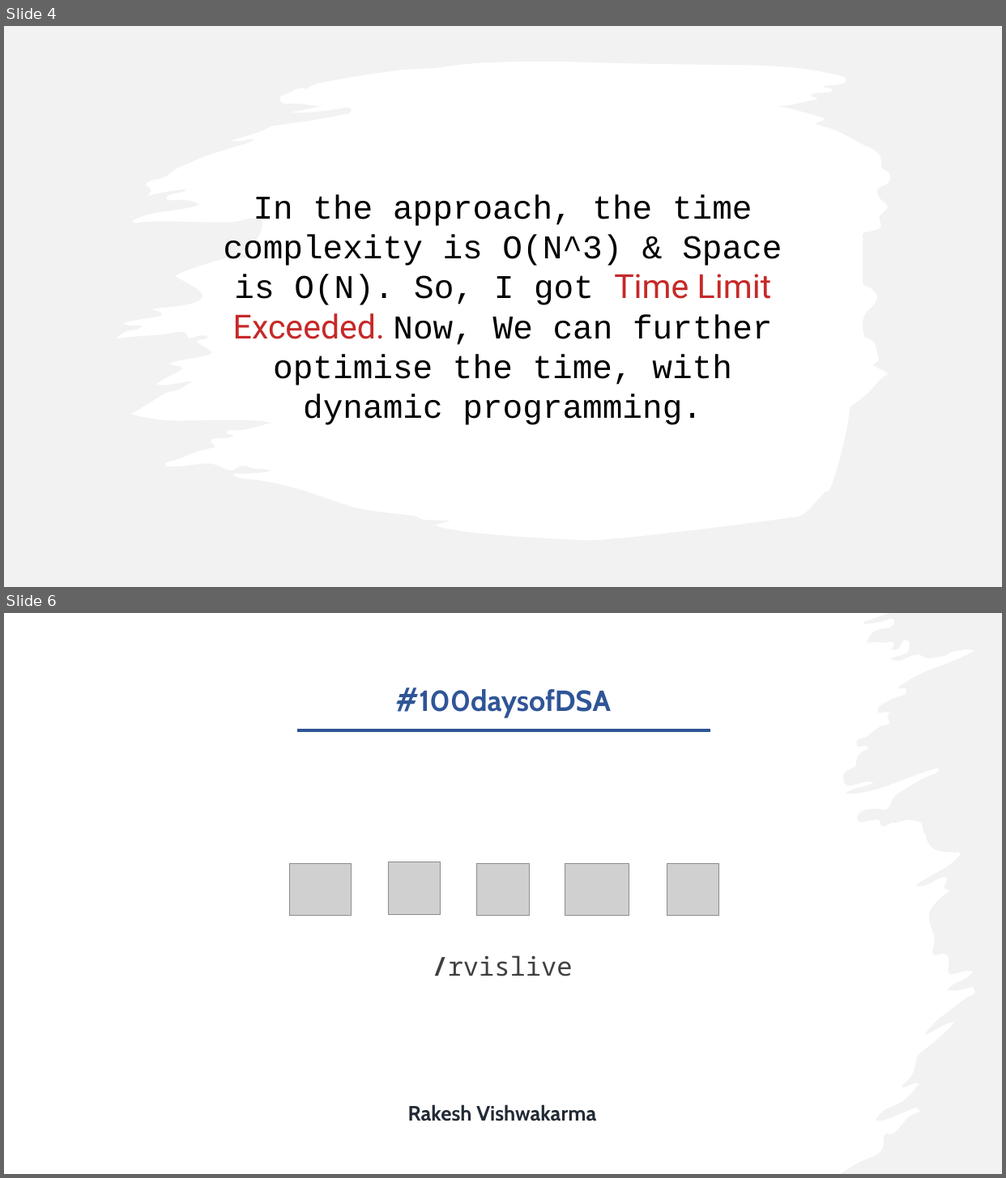
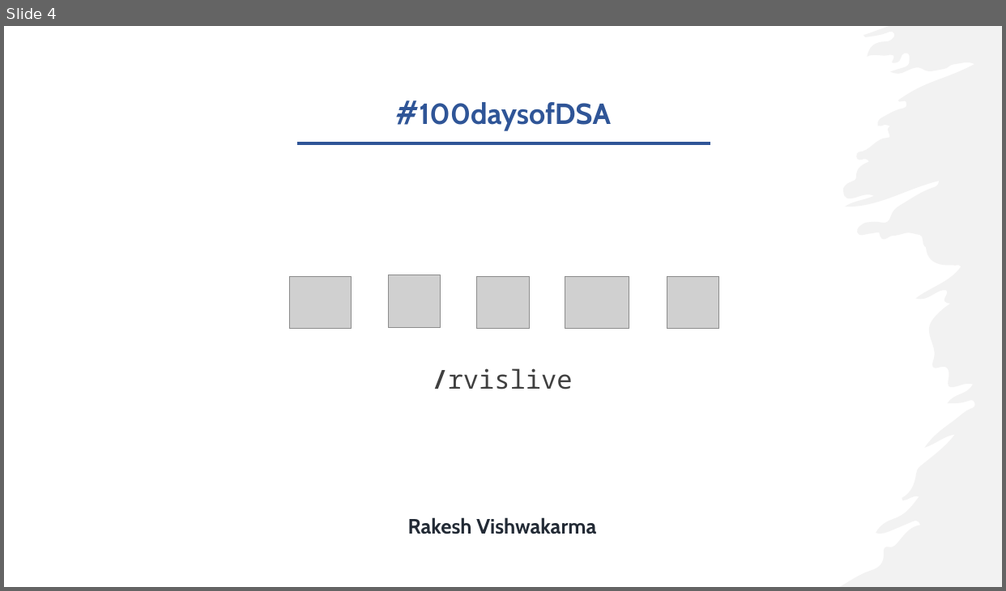
Before and after one commit to rvislive/100daysofDSA, a slide deck: docs/master.pptx. Shown one above the other, each under a label of ours: slides 4 and 6 before the commit, slide 4 after it; the slides between them are not shown. The pictures are 1006x1178 and 1006x591 pixels, drawn with LibreOffice and Linux fonts; fonts in the diff are those of the drawing; grey boxes stand for pictures. Boxes give left, top, right and bottom in pixels: in the first picture for what was removed or moved away, otherwise in the second. Text is boxed around its words. In the diff, an @@ line names an element or a change of style, - is before the commit and + after.

```diff
--- a/docs/master.pptx
+++ b/docs/master.pptx
@@ slide 4 removed at bbox=[4, 26, 1002, 587], background #FFFFFF @@
@@ freeform shape removed at bbox=[4, 26, 1002, 587] @@
@@ text removed at bbox=[224, 194, 782, 425] @@
-In the approach, the time complexity is O(N^3) & Space is O(N). So, I got Time Limit Exceeded. Now, We can further optimise the time, with dynamic programming.
@@ what was slide 6 is now slide 4 @@
```
Also in this commit, not shown: 3 slides added, 4 other slides removed, 26 other files.
